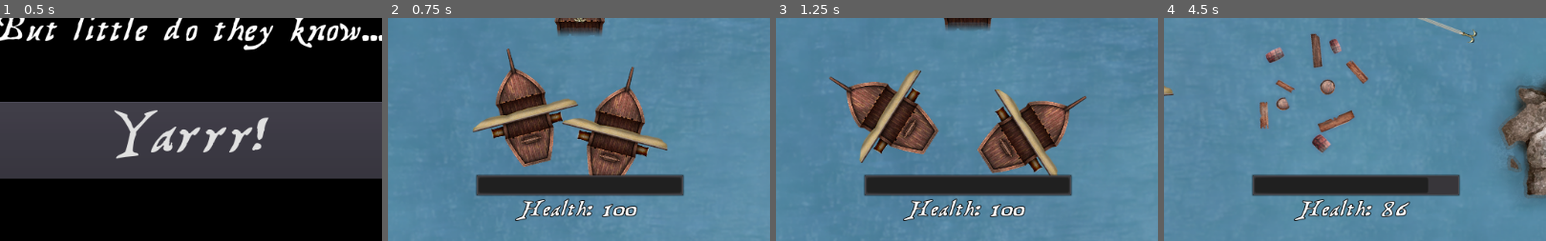
Above: before the commit, frames 1-4 (left to right).
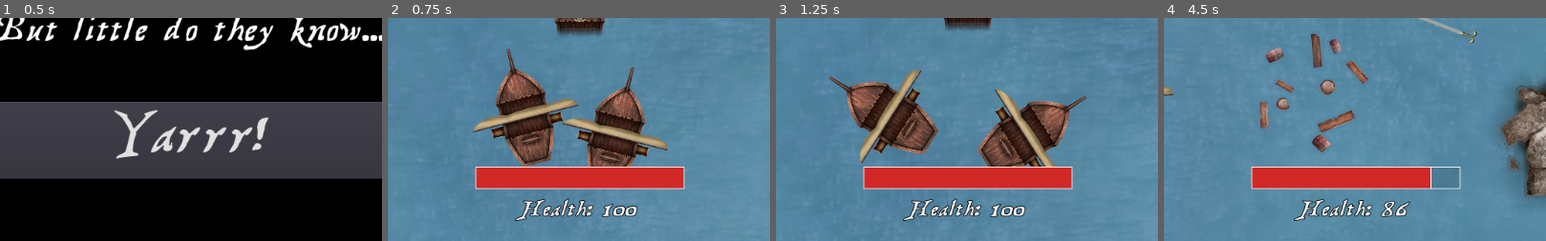
Above: after the commit, the same moments.

Repository: HedgeLizards/grappling
Game: Godot game, scene res://scenes/Menu.tscn
Same seed, same stepped clock (60 frames per second), same inputs: the game is played once before the commit and once after it. Sound files missing from this copy of the repository are replaced by a short silence.
Inputs (mouse positions are % of the whole screen's width and height, from its top left):
- Up to frame 1 (0.5 s): no input
- Up to frame 2 (0.75 s): click "Yarrr!" at 0.5 s
- Up to frame 3 (1.25 s): no input
- Up to frame 4 (4.5 s): move the mouse to (72, 45) at 1.27 s; hold D (right) 1.28-2.03 s; tap X (slow) every 0.75 s from 1.35 to 4.35 s; click (72, 45) at 1.42 s; move the mouse to (30, 55) at 2.02 s; hold Down (down) 2.03-2.78 s; click (30, 55) at 2.17 s; move the mouse to (60, 28) at 2.77 s; hold D (right) 2.78-3.53 s; click (60, 28) at 2.92 s; move the mouse to (45, 70) at 3.52 s; hold W (up) 3.53-4.28 s; click (45, 70) at 3.67 s; move the mouse to (80, 65) at 4.27 s; hold A (left) from 4.28 s (still down); click (80, 65) at 4.42 s
The pictures show only the part of the screen within x 25-75%, y 50-100%; the shares and areas given below are measured in that part.

Frame 1 is identical in both runs. In frame 2, 7.3% of the frame differs, in the area x 22-78%, y 66-80%; in frame 3, 7.3%; in frame 4, 7.1%.

Commit message:
Update Main.tscn

Diff:
--- a/scenes/Main.tscn
+++ b/scenes/Main.tscn
@@ -18,6 +18,22 @@
 outline_size = 1
 outline_color = Color( 0, 0, 0, 1 )
 font_data = ExtResource( 11 )
+
+[sub_resource type="StyleBoxFlat" id=4]
+bg_color = Color( 0.819608, 0.156863, 0.156863, 1 )
+border_width_left = 1
+border_width_top = 1
+border_width_right = 1
+border_width_bottom = 1
+border_color = Color( 1, 1, 1, 1 )
+
+[sub_resource type="StyleBoxFlat" id=3]
+bg_color = Color( 0, 0, 0, 0.0980392 )
+border_width_left = 1
+border_width_top = 1
+border_width_right = 1
+border_width_bottom = 1
+border_color = Color( 1, 1, 1, 1 )
 
 [node name="Main" type="Node2D"]
 
@@ -40,11 +56,13 @@
 anchor_right = 0.5
 anchor_bottom = 1.0
 margin_left = -140.0
-margin_top = -90.0
+margin_top = -100.0
 margin_right = 140.0
-margin_bottom = -60.0
+margin_bottom = -70.0
 grow_horizontal = 2
 grow_vertical = 0
+custom_styles/fg = SubResource( 4 )
+custom_styles/bg = SubResource( 3 )
 value = 50.0
 percent_visible = false
 
Not shown: 1 places in scenes/Main.tscn that only renumber resources
